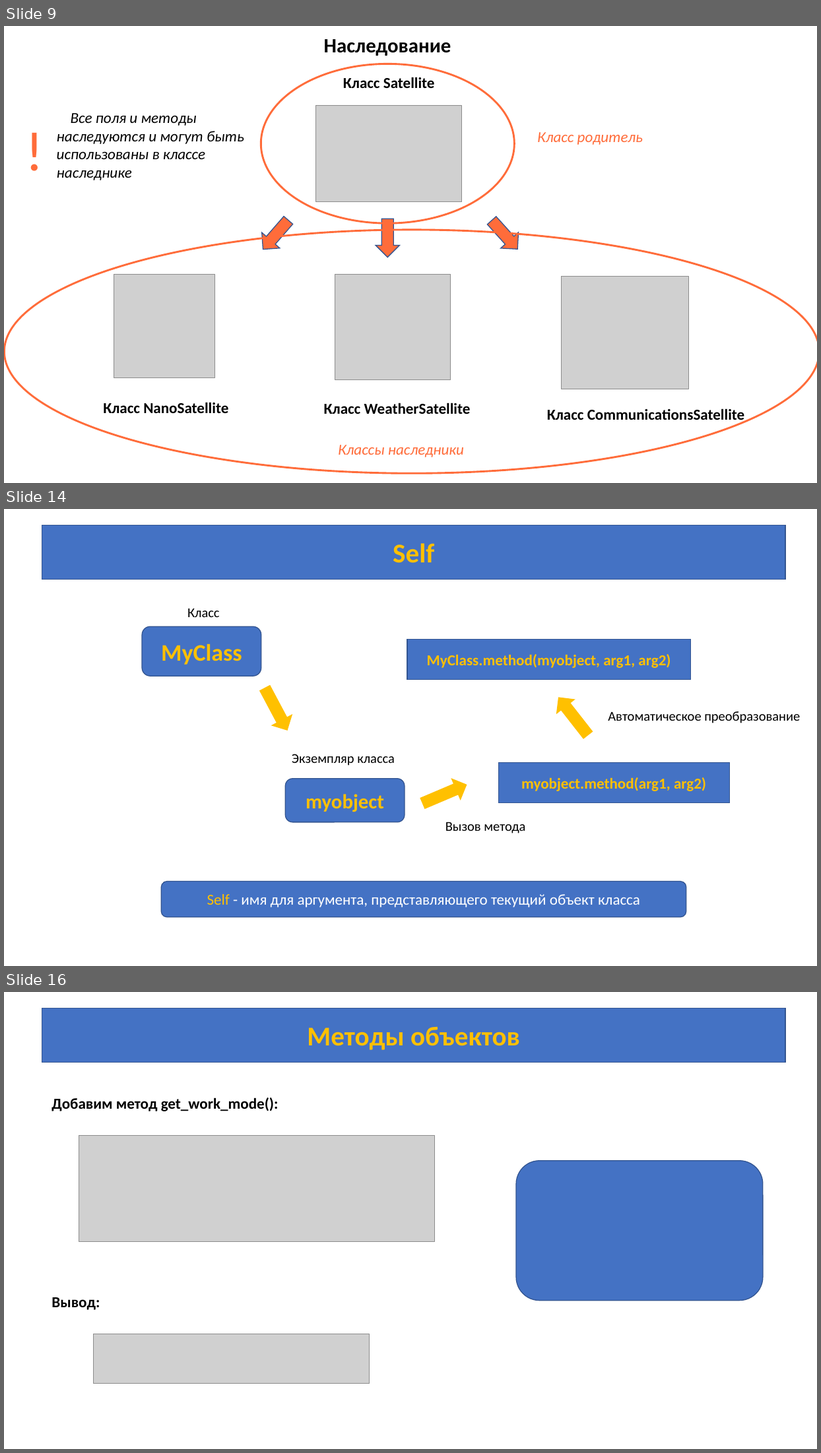
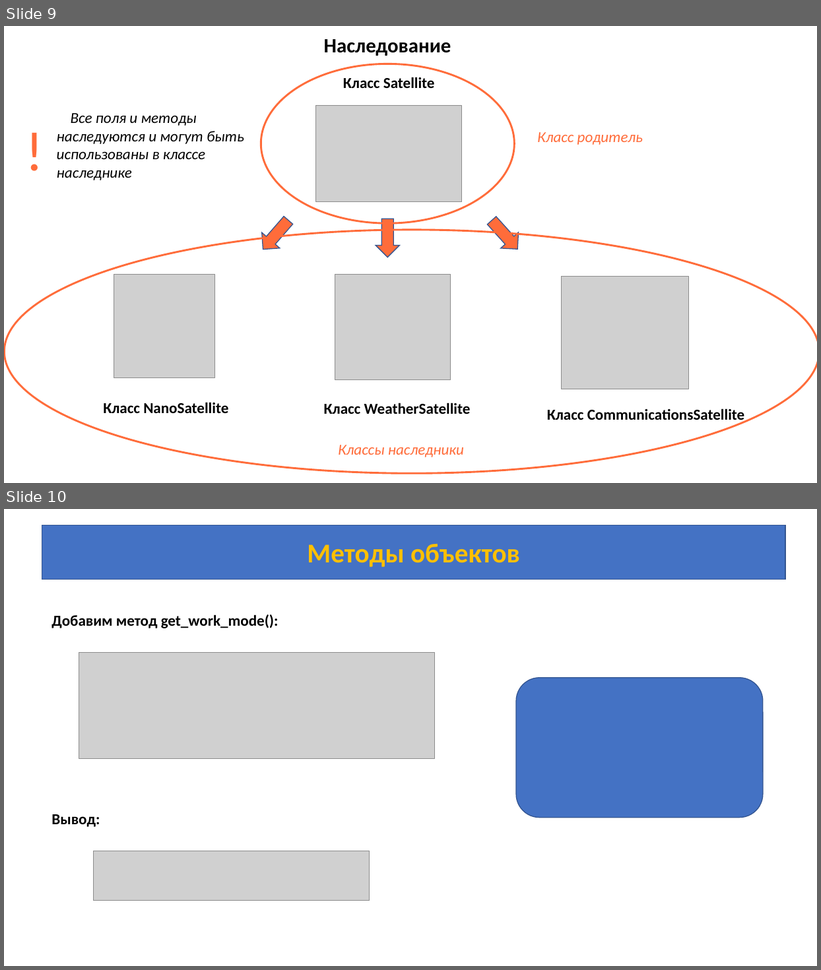
Before and after one commit to azamat7087/python_lessons_ver.2, a slide deck: lesson 7/Lesson_7.pptx. Shown one above the other, each under a label of ours: slides 9, 14 and 16 before the commit, slides 9 and 10 after it; the slides between them are not shown. The pictures are 821x1453 and 821x970 pixels, drawn with LibreOffice and Linux fonts; fonts in the diff are those of the drawing; grey boxes stand for pictures. Boxes give left, top, right and bottom in pixels: in the first picture for what was removed or moved away, otherwise in the second. Text is boxed around its words. In the diff, an @@ line names an element or a change of style, - is before the commit and + after.

```diff
--- a/lesson 7/Lesson_7.pptx
+++ b/lesson 7/Lesson_7.pptx
@@ slide 14 removed at bbox=[4, 509, 817, 966], background #FFFFFF @@
@@ rectangle removed at bbox=[42, 525, 785, 580] @@
-Self
@@ rounded rectangle removed at bbox=[142, 626, 261, 676] @@
-MyClass
@@ text removed at bbox=[187, 609, 220, 617] @@
-Класс
@@ rectangle removed at bbox=[407, 639, 691, 679] @@
-MyClass.method(myobject, arg1, arg2)
@@ down arrow removed at bbox=[254, 683, 298, 737] @@
@@ down arrow removed at bbox=[549, 690, 598, 743] @@
@@ text removed at bbox=[608, 712, 800, 723] @@
-Автоматическое преобразование
@@ text removed at bbox=[292, 754, 395, 766] @@
-Экземпляр класса
@@ rectangle removed at bbox=[499, 762, 730, 803] @@
-myobject.method(arg1, arg2)
@@ rounded rectangle removed at bbox=[285, 779, 405, 823] @@
-myobject
@@ down arrow removed at bbox=[418, 774, 472, 815] @@
@@ text removed at bbox=[446, 823, 525, 834] @@
-Вызов метода
@@ rounded rectangle removed at bbox=[161, 882, 686, 918] @@
-Self - имя для аргумента, представляющего текущий объект класса
@@ what was slide 16 is now slide 10 @@
```
Also in this commit, not shown: 5 other slides removed, 14 other files.
